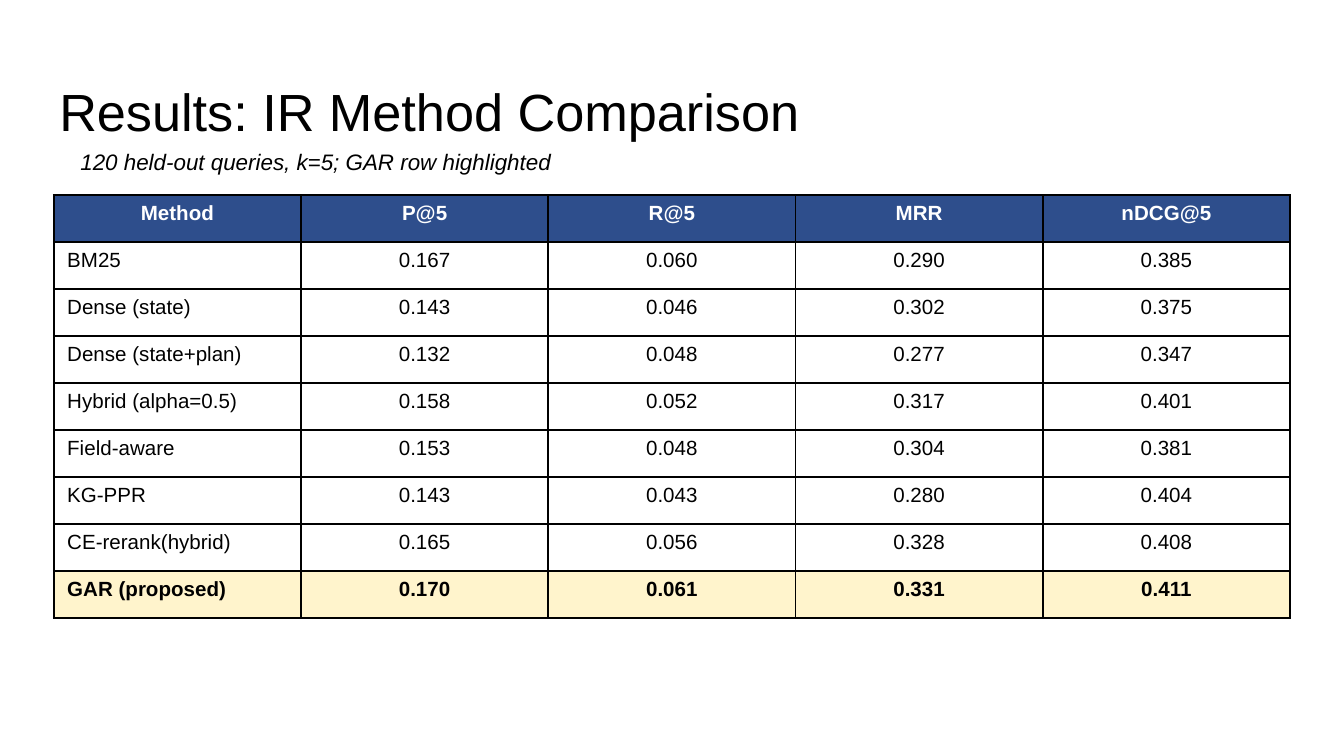
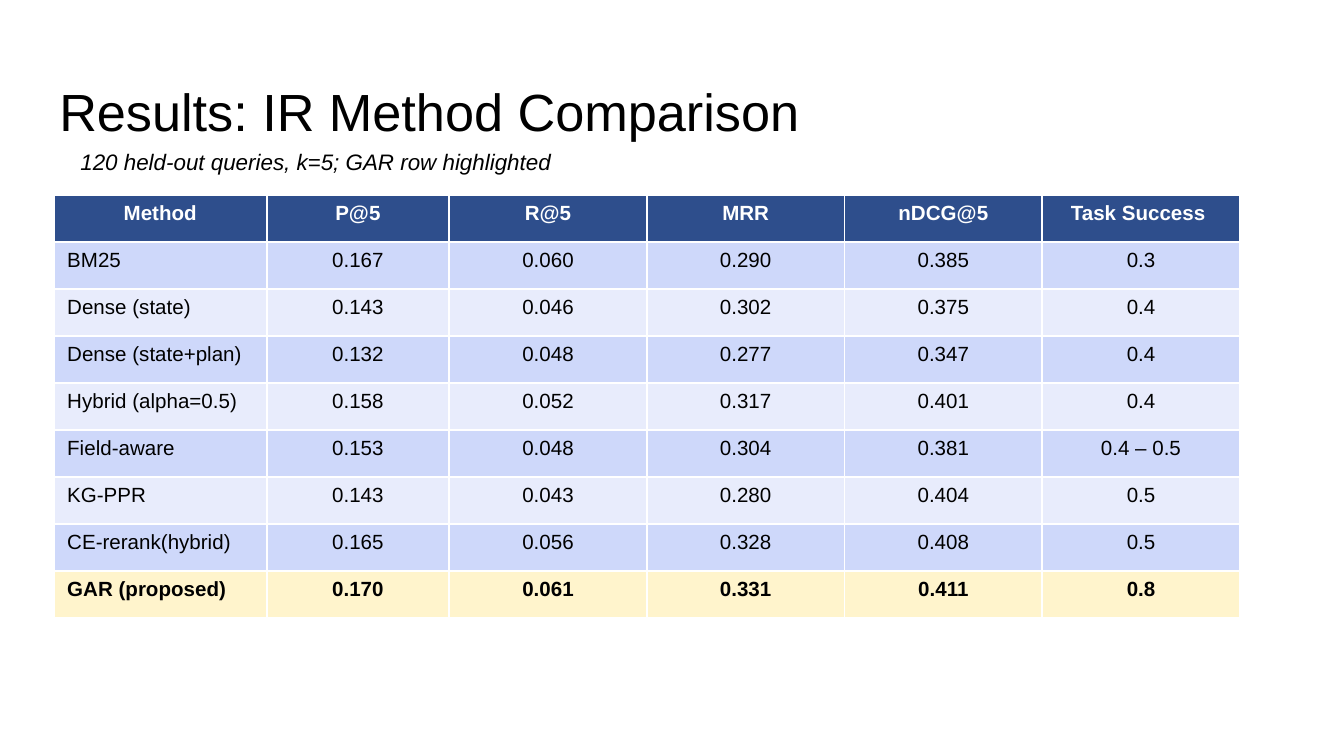
Before and after one commit to akhil-1205/ir-assignment-2, a slide deck: slide 13 of presentation.pptx. Drawn at 1344x756 pixels with LibreOffice and Linux fonts; fonts in the diff are those of the drawing. Boxes give left, top, right and bottom in pixels: in the first picture for what was removed or moved away, otherwise in the second. Text is boxed around its words. In the diff, an @@ line names an element or a change of style, - is before the commit and + after.

```diff
--- a/presentation.pptx
+++ b/presentation.pptx
@@ table at <box>54,195,1239,618</box> @@
+column 6: Task Success | 0.3 | 0.4 | 0.4 | 0.4 | 0.4 – 0.5 | 0.5 | 0.5 | 0.8
@@ table: place and size @@
-table at <box>54,195,1290,618</box>
+table at <box>54,195,1239,618</box>
```
Also in this commit, not shown: 3 other slides changed, 2 slides removed.
